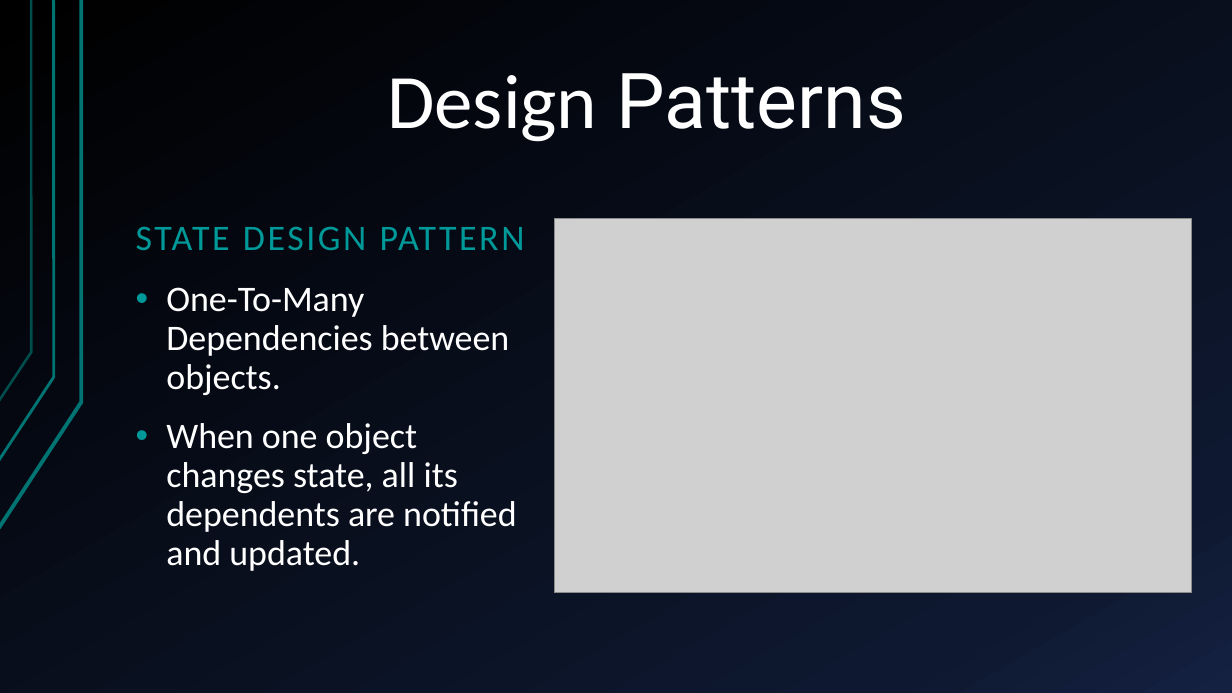
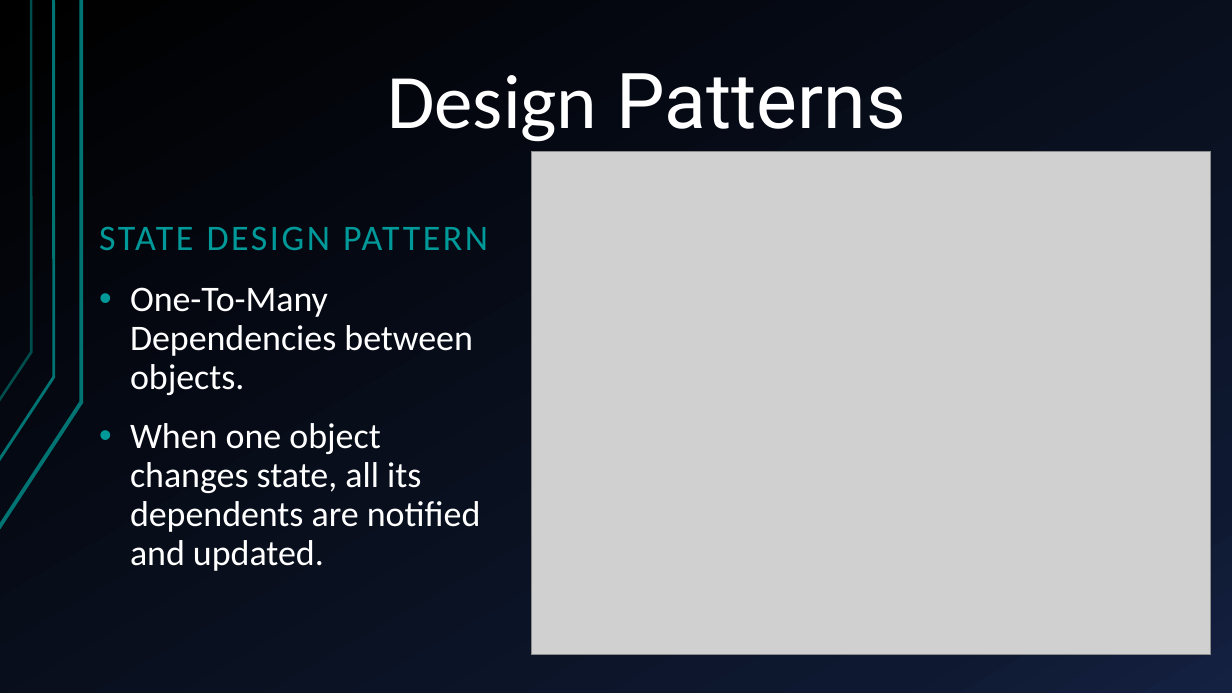
Before and after one commit to Brady76/TypeSpeedGame, a slide deck: slide 4 of CSCI4448_ProjectPart3/TypeSpeedGame_Part3.pptx. Drawn at 1232x693 pixels with LibreOffice and Linux fonts; fonts in the diff are those of the drawing; grey boxes stand for pictures. Boxes give left, top, right and bottom in pixels: in the first picture for what was removed or moved away, otherwise in the second. Text is boxed around its words. In the diff, an @@ line names an element or a change of style, - is before the commit and + after.

```diff
--- a/CSCI4448_ProjectPart3/TypeSpeedGame_Part3.pptx
+++ b/CSCI4448_ProjectPart3/TypeSpeedGame_Part3.pptx
@@ text "STATE DESIGN PATTERN" moved from (x1=136, y1=226, x2=525, y2=250) to (x1=99, y1=226, x2=488, y2=250) @@
@@ picture resized from (x1=555, y1=219, x2=1191, y2=593) to (x1=531, y1=152, x2=1211, y2=654) @@
@@ text "One-To-Many Dependencies between objects." moved from (x1=166, y1=287, x2=516, y2=571) to (x1=130, y1=287, x2=480, y2=571) @@
```
Also in this commit, not shown: 1 other slide changed, 3 other files.
